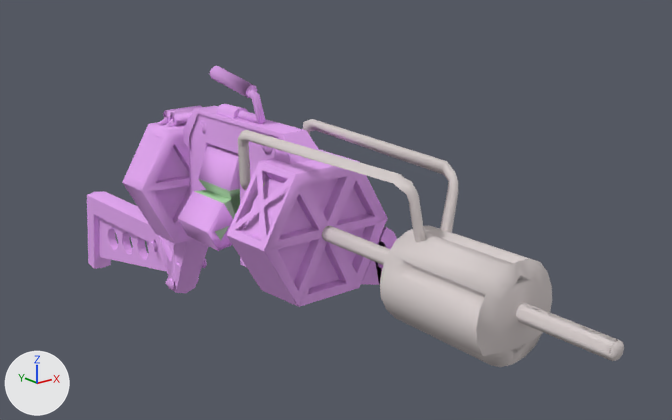
An edit to the Blender file models/BlenderFiles/gauss.blend, drawn before and after from the same camera.
One viewpoint serves both versions: a 50 mm camera at (-30.0, -44.9, 68.2) aimed at (-3.5, -11.9, 55.0). The lights are fixed; the arrows at lower left show +X, +Y and +Z. The same objects are shown in both versions, whatever each file hides.

Objects in the first picture: 'v_gauss_reference'.
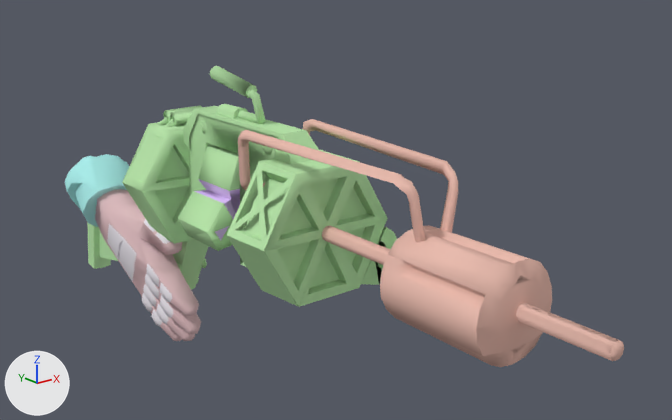
Commit message: updated gauss blend

What differs and where, as boxes [x1, y1, x2, y2] in the pictures (672 x 420 px; the box of a moved part takes in the faces that stretch with it):
'v_gauss_reference', recoloured
    both: [87, 66, 624, 367]
'v_gauss_v_gordon_hands_reference', added
    after: [65, 154, 201, 341]
    faces in mat_gordon_glove_chrome_bmp (its picture is missing): [95, 189, 201, 341]
    faces in mat_gordon_sleeve_bmp (its picture is missing): [65, 154, 129, 227]
    faces in mat_gordon_glove_bmp (its picture is missing): [107, 219, 174, 327]
part 1 of me_v_gauss_reference, moved or reshaped
    both: [323, 226, 624, 354]

What the commit changed:
Material 'V_GAUSS_REFERENCE.BMP' (mat_v_gauss_reference_bmp) changes colour from purple #e7abf5 to green #bae7ac; in linear values from (0.797, 0.406, 0.911) to (0.492, 0.8, 0.414).
Material 'gaussCHROME.BMP' (mat_gausschrome_bmp) changes colour from light grey #d8cfce to beige #eabdaf; in linear values from (0.687, 0.624, 0.62) to (0.822, 0.506, 0.43).
Material 'glow.BMP' (mat_glow_bmp) changes colour from green #afd9ac to purple #dec3fb; in linear values from (0.429, 0.693, 0.414) to (0.732, 0.543, 0.962).
Material 'gordon_glove.BMP' (mat_gordon_glove_bmp) is new.
Its base color is (0.833, 0.792, 0.85) (white #ebe6ed).
Material 'gordon_sleeve.BMP' (mat_gordon_sleeve_bmp) is new.
Its base color is (0.422, 0.879, 0.861) (cyan #aef1ef).
Material 'gordon_glove_Chrome.bmp' (mat_gordon_glove_chrome_bmp) is new.
Its base color is (0.762, 0.525, 0.546) (light grey #e2c0c3).
me_v_gauss_reference is used by ob_v_gauss_reference; location (0.0, 0.0, 0.0).
me_v_gauss_reference had 1598 vertices, 2618 faces, 2 loose edges and spanned x -11.7..-4.5, y -31.0..4.8, z 48.6..62.2.
me_v_gauss_reference now has 1597 vertices, 2788 faces and spans x -11.7..-4.5, y -31.0..4.8, z 48.6..62.2.
me_v_gauss_reference part 1: 6 vertices moved within x -8.6..-8.1, y -30.9, z 56.3..56.6; 1 vertex removed from x -7.4, y -31.0, z 56.3.
Mesh me_v_gauss_v_gordon_hands_reference is new.
It has 1207 vertices, 904 faces and spans x -11.9..7.9, y -9.1..1.3, z 48.0..56.7.
Faces by material slot: [163, 198, 258, 285].
It uses material mat_gordon_glove_bmp (its picture is missing).
It uses material mat_gordon_sleeve_bmp (its picture is missing).
It uses material mat_gordon_glove_chrome_bmp (its picture is missing).
Object 'v_gauss_v_gordon_hands_reference' (ob_v_gauss_v_gordon_hands_reference) is new; it shows me_v_gauss_v_gordon_hands_reference.
Its location is (0.0, 0.0, 0.0).
